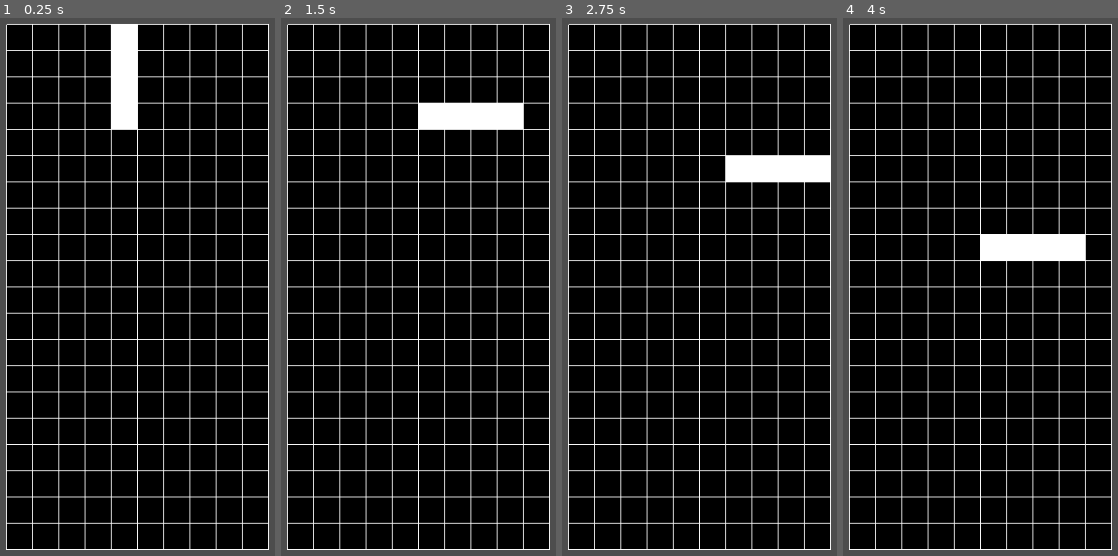
Above: before the commit, frames 1-4 (left to right).
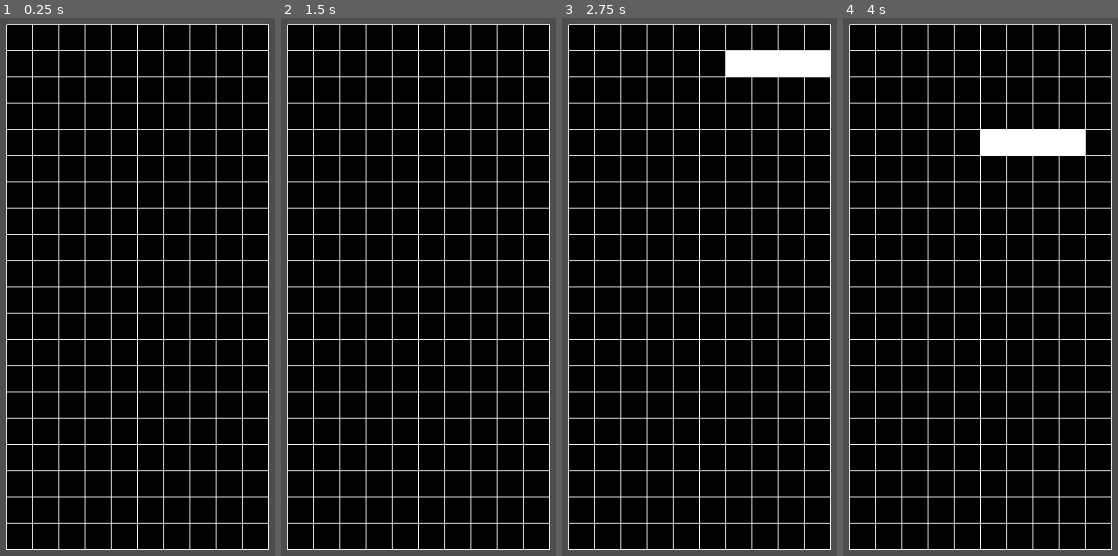
Above: after the commit, the same moments.

Repository: endy128/tetris2
Game: Godot game, scene res://board.tscn
Two runs of this game, one before a commit and one after it. Both use one fixed random seed, a clock stepped at 60 frames per second and the inputs below.
Inputs:
- Up to frame 1 (0.25 s): no input
- Up to frame 2 (1.5 s): tap Enter at 0.5 s; hold Right 0.53-1.28 s; tap Alt at 0.6, 1.35 s; tap Space at 0.77 s; hold Down (down) from 1.28 s (still down)
- Up to frame 3 (2.75 s): tap Space at 1.52 s; release Down (down) at 2.03 s; hold Right from 2.03 s (still down); tap Alt at 2.1 s
- Up to frame 4 (4 s): tap Space at 2.75, 3.02, 3.77 s; release Right at 2.78 s; hold Up 2.78-3.53 s; tap Alt at 2.85, 3.6 s; hold Left from 3.53 s (still down)

The runs differ from the first frame. In frame 1, 1.8% of the frame differs, in the area x 40-50%, y 1-21%; in frame 2, 1.8%; in frame 3, 3.7%; in frame 4, 3.8%, in the area x 50-88%, y 20-46%.

Commit message:
added staging rows to board

Diff:
--- a/board.gd
+++ b/board.gd
@@ -1,11 +1,13 @@
 extends Node2D
 
 const COLUMNS = 10
-const ROWS = 20
+const ROWS = 24
+const STAGING = 4
+const VISIBLE_ROWS = 20
 const BLOCK_SIZE = 30
 const GRID_WIDTH = 1
 const START_X = 25
-const START_Y = 130
+const START_Y = 10
 const GRID_BG = "#000000"
 const GRID_COLOUR = "#FFFFFF"
 const FLASHES = 5
@@ -27,6 +29,10 @@
 var lines = false
 
 var board = [
+		[0,0,0,0,0,0,0,0,0,0], #
+		[0,0,0,0,0,0,0,0,0,0], #
+		[0,0,0,0,0,0,0,0,0,0], #
+		[0,0,0,0,0,0,0,0,0,0], #
 		[0,0,0,0,0,0,0,0,0,0],
 		[0,0,0,0,0,0,0,0,0,0],
 		[0,0,0,0,0,0,0,0,0,0],
@@ -149,19 +155,17 @@
 		_unblank_line(rows)
 
 
-
-
 func _draw():
 	#draw the outline of the board
-	draw_rect( Rect2(START_X, START_Y, COLUMNS * BLOCK_SIZE, ROWS * BLOCK_SIZE), GRID_BG, GRID_WIDTH)
+	draw_rect( Rect2(START_X, START_Y + (BLOCK_SIZE * STAGING), COLUMNS * BLOCK_SIZE, VISIBLE_ROWS * BLOCK_SIZE), GRID_BG, GRID_WIDTH)
 	# draw the column gridlines
-	for i in range(START_X, BLOCK_SIZE * COLUMNS + START_X + 1, BLOCK_SIZE):
-		draw_line( Vector2(i , START_Y), Vector2( i, ROWS * BLOCK_SIZE + START_Y), GRID_COLOUR, GRID_WIDTH)
+	for i in range(START_X , BLOCK_SIZE * COLUMNS + START_X + 1, BLOCK_SIZE):
+		draw_line( Vector2(i , START_Y + (BLOCK_SIZE * STAGING)), Vector2( i, ROWS * BLOCK_SIZE + START_Y), GRID_COLOUR, GRID_WIDTH)
 	# draw the row gridlines
-	for i in range(START_Y, BLOCK_SIZE * ROWS + START_Y + 1, BLOCK_SIZE):
-		draw_line(Vector2(START_X, i), Vector2(COLUMNS * BLOCK_SIZE + START_X, i ), GRID_COLOUR, GRID_WIDTH)
+	for i in range(START_Y + (BLOCK_SIZE * STAGING), BLOCK_SIZE * ROWS + START_Y + 1, BLOCK_SIZE):
+		draw_line( Vector2(START_X, i), Vector2(COLUMNS * BLOCK_SIZE + START_X, i ), GRID_COLOUR, GRID_WIDTH)
 	# fill the squares in
-	for i in ROWS:
+	for i in range(STAGING, ROWS):
 		for j in COLUMNS:
 			if board[i][j] != 0:
 				var rect = Rect2(j * BLOCK_SIZE + START_X, i * BLOCK_SIZE + START_Y, BLOCK_SIZE, BLOCK_SIZE)
@@ -225,7 +229,6 @@
 	var start_y = shape.position.y
 	var num_cols = len(shape.frames[shape.frame_index][0])
 	var num_rows = len(shape.frames[shape.frame_index])
-#	_reset_coords(shape)
 	for i in range(start_y, start_y + num_rows):
 		for j in range(start_x, start_x + num_cols):
 			# add all current shape coords to an array for checking on collision
@@ -247,10 +250,6 @@
 	if shape.frames[shape.frame_index][i - start_y][j - start_x] == 1:
 		shape.coords.push_back({'x': j, 'y': i})
 
-#func _reset_coords(shape):
-#	shape.coords = []
-#	return
-#
 
 func _on_shape_shape_is_set():
 	_place_shape(shape, shape.is_set)
--- a/shape_i.gd
+++ b/shape_i.gd
@@ -1,4 +1,5 @@
 extends Shape
+
 var frame_1 = [
 	[1],
 	[1],
--- a/shape_s.gd
+++ b/shape_s.gd
@@ -1,15 +1,15 @@
 extends Shape
 
 var frame_1 = [
-	[0,1,1],
-	[1,1,0],
-]
-
-var frame_2 = [
 	[1,0],
 	[1,1],
 	[0,1]
 ]
 
+var frame_2 = [
+	[0,1,1],
+	[1,1,0],
+]
+
 var frames = [frame_1, frame_2]
 var frame_index = 0
--- a/shape_t.gd
+++ b/shape_t.gd
@@ -1,26 +1,26 @@
 extends Shape
 
 var frame_1 = [
-	[0,1,0],
-	[1,1,1],
-]
-
-var frame_2 = [
 	[1,0],
 	[1,1],
 	[1,0]
 ]
 
-var frame_3 = [
+var frame_2 = [
 	[1,1,1],
 	[0,1,0],
 ]
 
-var frame_4 = [
+var frame_3 = [
 	[0,1],
 	[1,1],
 	[0,1]
 ]
 
+var frame_4 = [
+	[0,1,0],
+	[1,1,1],
+]
+
 var frames = [frame_1, frame_2, frame_3, frame_4]
 var frame_index = 0
--- a/shape_z.gd
+++ b/shape_z.gd
@@ -1,15 +1,15 @@
 extends Shape
 
 var frame_1 = [
-	[1,1,0],
-	[0,1,1],
-]
-
-var frame_2 = [
 	[0,1],
 	[1,1],
 	[1,0]
 ]
 
+var frame_2 = [
+	[1,1,0],
+	[0,1,1],
+]
+
 var frames = [frame_1, frame_2]
 var frame_index = 0
